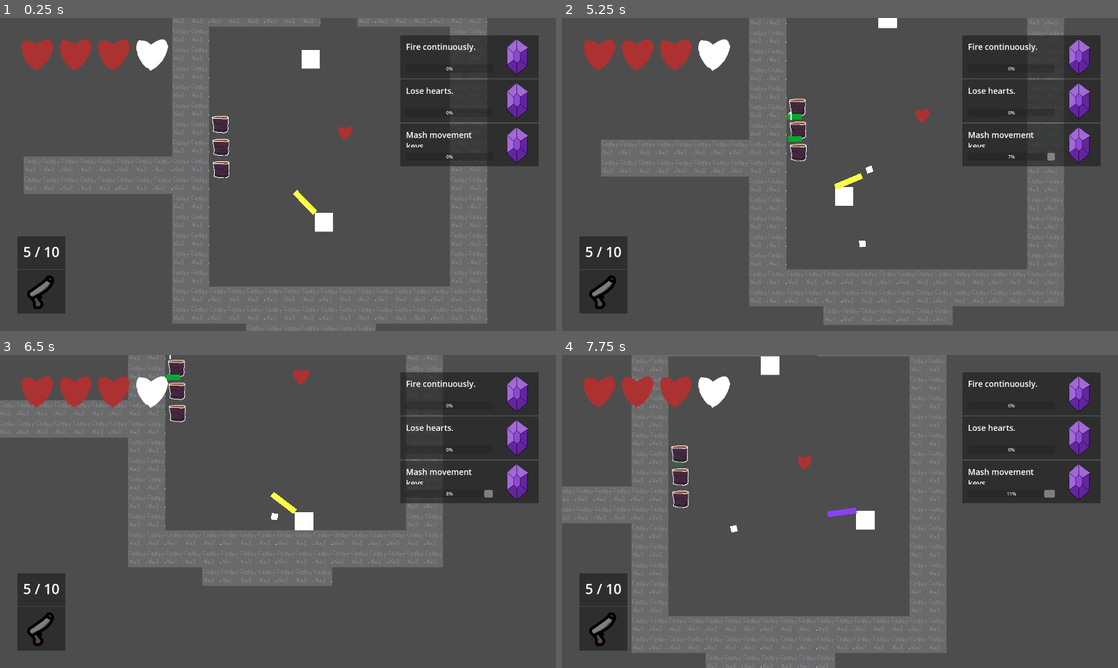
Above: before the commit, frames 1-4 (two rows, left to right).
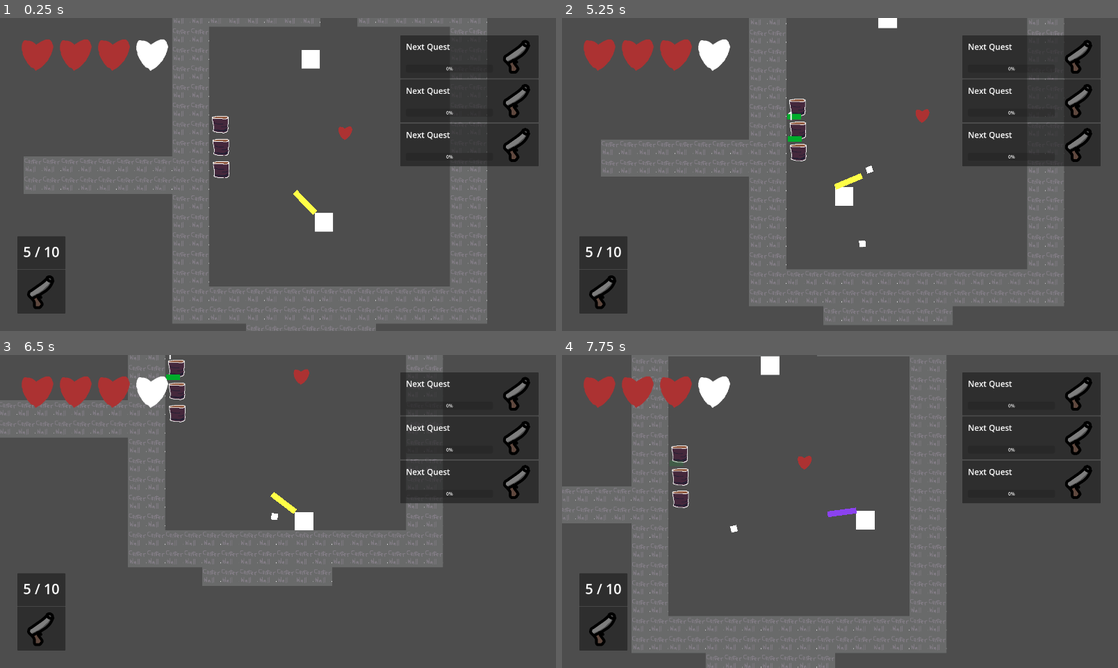
Above: after the commit, the same moments.

Repository: precup/LD51
Game: Godot game, scene res://root.tscn
The game is run twice, just before and just after one commit, with the same random seed, the same clock (stepped at 60 frames per second) and the same inputs.
Inputs (mouse positions are in pixels of both pictures, inside the frame that each line leads up to):
- Up to frame 1 (0.25 s): no input
- Up to frame 2 (5.25 s): tap Enter at 0.5 s; move the mouse to (962, 158) at 0.52 s; hold D (right) 0.53-1.28 s; tap Mouse wheel up (change_gun) every 1.5 s from 0.6 to 5.1 s; click (962, 158) at 0.67 s; move the mouse to (728, 190) at 1.27 s; hold S (down) 1.28-2.03 s; click (728, 190) at 1.35 s; move the mouse to (895, 105) at 2.02 s; hold D (right) 2.03-2.78 s; move the mouse to (812, 237) at 2.77 s; hold W (up) 2.78-3.53 s; click (812, 237) at 2.85 s; move the mouse to (1006, 221) at 3.52 s; hold A (left) 3.53-5.03 s; move the mouse to (673, 127) at 4.27 s; click (673, 127) at 4.35 s; move the mouse to (867, 174) at 5.02 s; hold S (down) from 5.03 s (still down); click (867, 174) at 5.17 s
- Up to frame 3 (6.5 s): move the mouse to (194, 433) at 5.77 s; release S (down) at 5.78 s; hold D (right) from 5.78 s (still down); click (194, 433) at 5.85 s
- Up to frame 4 (7.75 s): move the mouse to (962, 495) at 6.52 s; release D (right) at 6.53 s; hold W (up) 6.53-7.28 s; tap Mouse wheel up (change_gun) at 6.6 s; move the mouse to (728, 527) at 7.27 s; hold D (right) from 7.28 s (still down); click (728, 527) at 7.35 s

The runs differ from the first frame. In frame 1, 1.5% of the frame differs, in the area x 73-96%, y 6-47%; in frame 2, 1.6%; in frame 3, 1.6%; in frame 4, 1.6%.
Error after the commit: Invalid assignment of property or key 'color' with value of type 'Color' on a base object of type 'PanelContainer (Quest)'. (res://quest.gd:42)

Commit message:
wip

Diff:
--- a/quest.gd
+++ b/quest.gd
@@ -5,10 +5,16 @@
 @onready var ui_description_text : RichTextLabel = $HSplit/VSplit/Margin1/Label
 @onready var ui_progress_bar : ProgressBar = $HSplit/VSplit/Margin2/ProgressBar
 @onready var ui_reward_type_icon : TextureRect = $HSplit/Margin/Center/RewardIcon
+@onready var ui_quest_complete_overlay : ColorRect = $CompletedQuestOverlay
 const REWARD_ICON_RESOURCES: Dictionary = {
   QuestGlobals.RewardType.REWARD_GUN: "res://assets/gun_reward_icon.png",
   QuestGlobals.RewardType.REWARD_MOD: "res://assets/mod_reward_icon.png",
   QuestGlobals.RewardType.REWARD_OTHER: "res://assets/misc_reward_icon.png"
+}
+const RARITY_COLORS: Dictionary = {
+  QuestGlobals.Rarity.RARITY_COMMON: Color(0.0,0.0,0.0,164.0/255.0),
+  QuestGlobals.Rarity.RARITY_RARE: Color(22.0/255.0,22.0/255.0,135.0/255.0,164.0/255.0),
+  QuestGlobals.Rarity.RARITY_LEGENDARY: Color(106.0/255.0,65.0/255.0,8.0/255.0,164.0/255.0)
 }
 
 var reward
@@ -33,6 +39,7 @@
 func initialize(_reward, _quest_rarity, _description, _stat_being_tracked, _stat_count_required):
   reward = _reward
   quest_rarity = _quest_rarity
+  self.color = RARITY_COLORS[quest_rarity]
   ui_description_text.text = _description
   ui_progress_bar.max_value = _stat_count_required
   stat_being_tracked = _stat_being_tracked
@@ -58,6 +65,7 @@
 
   if stat_count_current >= stat_count_required:
     is_completed = true
+    ui_quest_complete_overlay.visible = true
     reward.execute.call()
 
 
Binary file added: assets/completed_quest_icon.png
Not shown, added: assets/completed_quest_icon.png.import
Not shown, added: extra.png.import
Not shown, added: wall-tile1-grid.png.import
Not shown, added: wall-tile1.png.import
